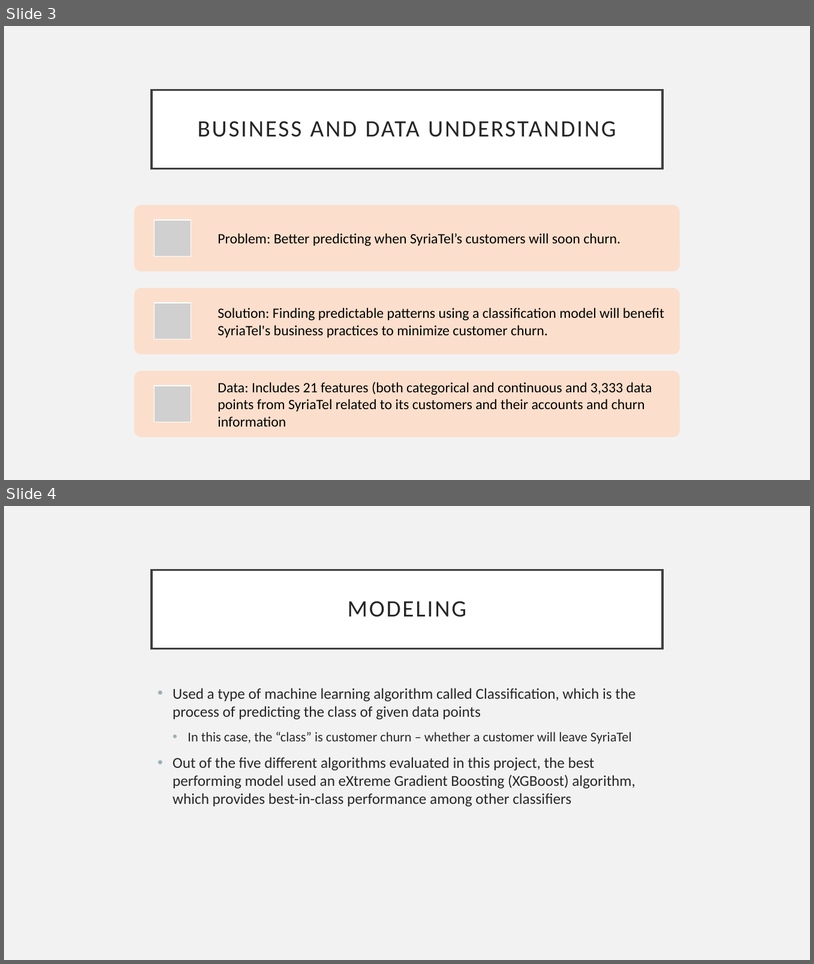
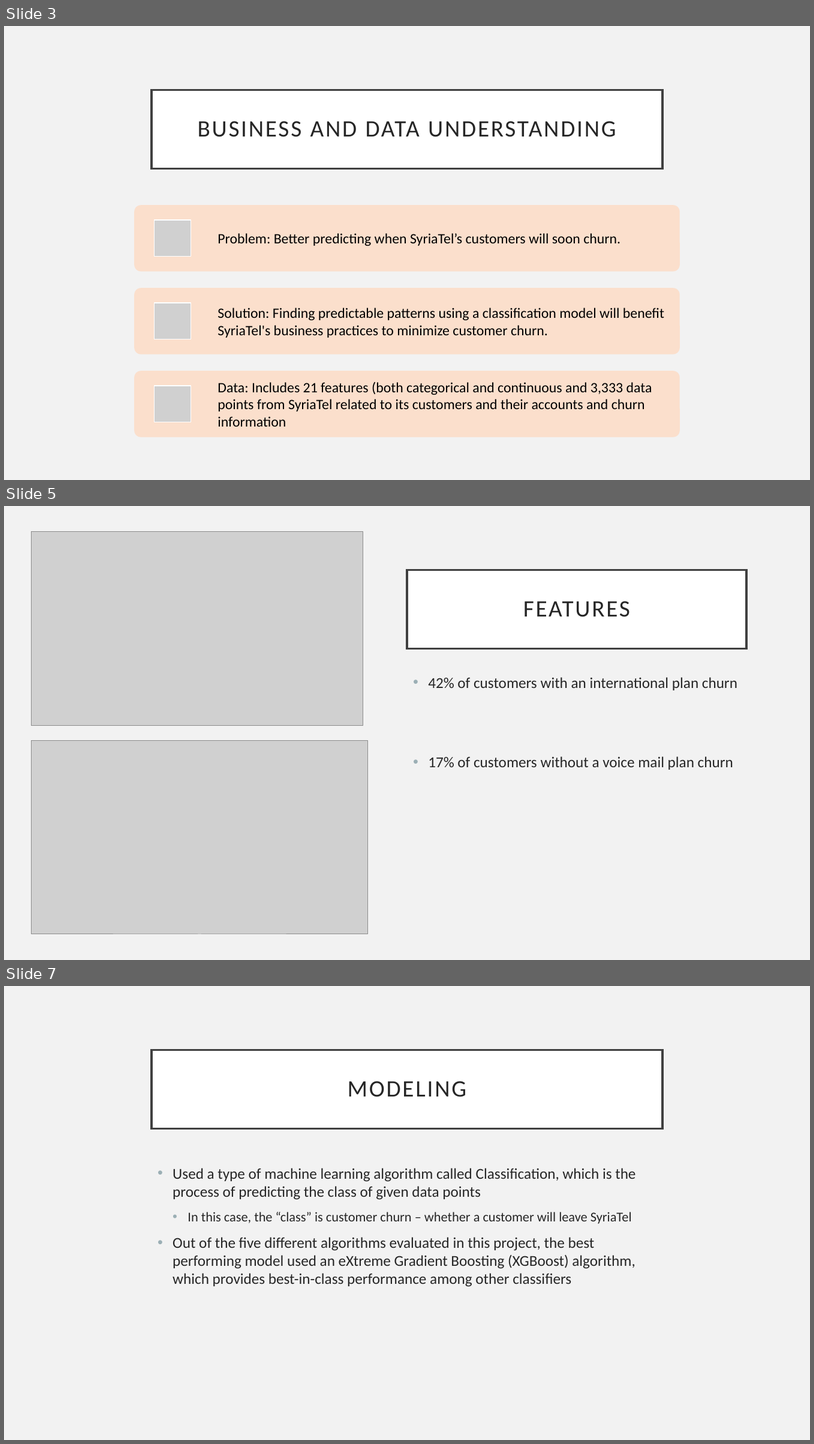
Before and after one commit to rfb-vibe/telecom-customer-churn, a slide deck: ppt-churn-presentation.pptx. Shown one above the other, each under a label of ours: slides 3 and 4 before the commit, slides 3, 5 and 7 after it; the slides between them are not shown. The pictures are 814x964 and 814x1444 pixels, drawn with LibreOffice and Linux fonts; fonts in the diff are those of the drawing; grey boxes stand for pictures. Boxes give left, top, right and bottom in pixels: in the first picture for what was removed or moved away, otherwise in the second. Text is boxed around its words. In the diff, an @@ line names an element or a change of style, - is before the commit and + after.

```diff
--- a/ppt-churn-presentation.pptx
+++ b/ppt-churn-presentation.pptx
@@ slide 5 added at bbox=[4, 506, 810, 960], background #F2F2F2 @@
@@ picture added at bbox=[31, 532, 363, 726] @@
@@ title added at bbox=[408, 570, 747, 648], fill #FFFFFF, outline #404040 2.5 pt, 28 pt, text #262626 @@
+FEATURES
@@ text added at bbox=[428, 677, 738, 769], 18 pt, text #262626 @@
+• 42% of customers with an international plan churn
+• 17% of customers without a voice mail plan churn
@@ picture added at bbox=[31, 741, 368, 934] @@
@@ what was slide 4 is now slide 7 @@
```
Also in this commit, not shown: 1 slide changed, 2 other slides added, 1 slide removed, 12 other files.
